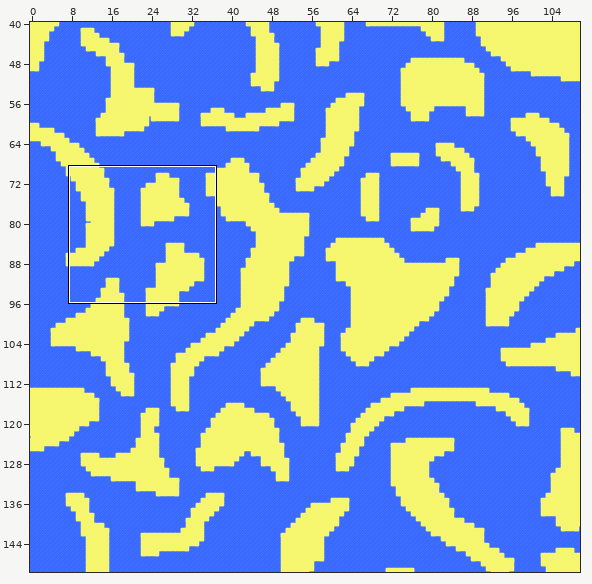
Tiled map (JSON) -- levels/level1.json. Above: a wide view before the commit, with the close-up outlined.
Close-up. Before the edit:
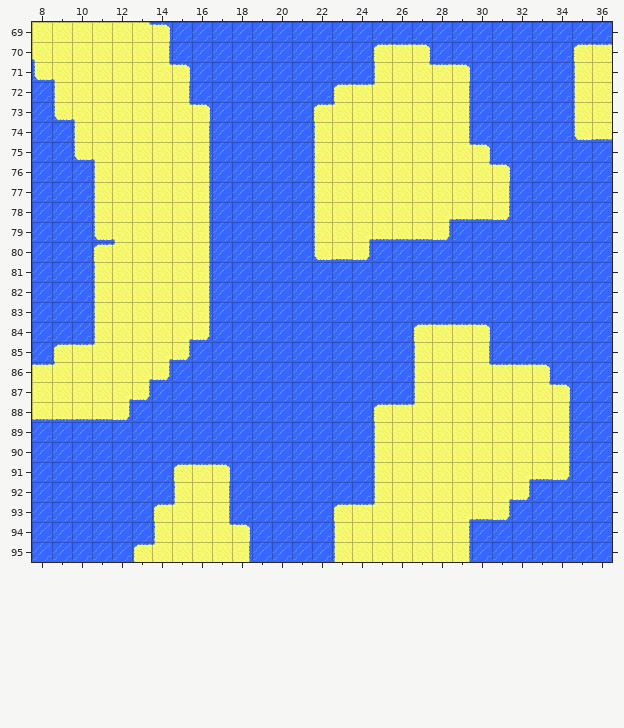
Cells are 32x32 px. Shown: x 8..36, y 69..95. The commit also changed other parts of the map, which this record leaves out. Tiles whose own drawing changed are shown in their newer look in all pictures.
The result:
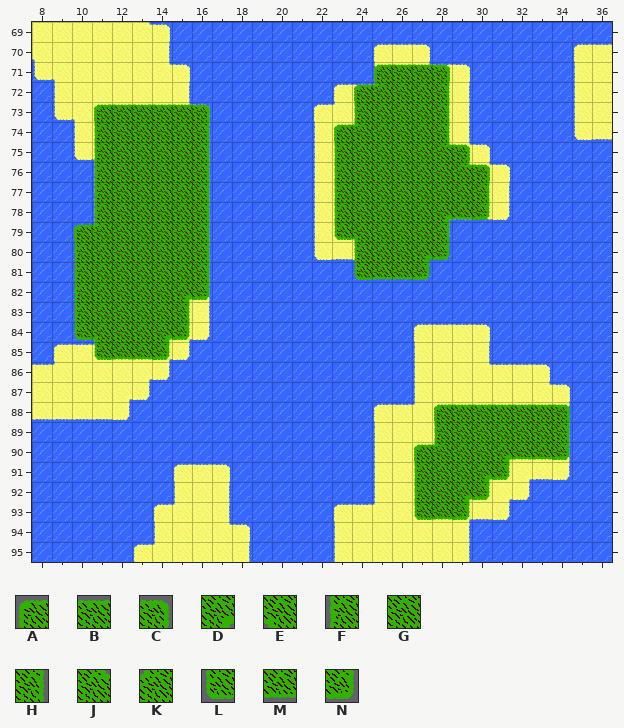
Key: from "GroundTerrain": A 0, B 1, C 2, D 3, E 4, F 5, G 6, H 7, J 8, K 9, L 10, M 11, N 12.
_ is an empty cell, . an unchanged one.
Tiles of an added or newly shown layer are drawn over the layers below it.
Change:
--- layer "Ground" (added)
@@ x 10..30 @@
-71 ...............____..
-72 .............._____..
-73 .______......._____..
-74 .______......______..
-75 .______......_______.
-76 .______......________
-77 .______......________
-78 .______......________
-79 _______......______..
-80 _______......._____..
-81 _______.......____...
-82 _______..............
-83 ______...............
-84 ______...............
-85 .____................
+71 ...............ABBC..
+72 ..............AKGGH..
+73 .ABBBBC.......FGGGH..
+74 .FGGGGH......AKGGGH..
+75 .FGGGGH......FGGGGJC.
+76 .FGGGGH......FGGGGGJC
+77 .FGGGGH......FGGGGGGH
+78 .FGGGGH......FGGGGDMN
+79 AKGGGGH......LEGGGH..
+80 FGGGGGH.......FGGDN..
+81 FGGGGGH.......LMMN...
+82 FGGGGDN..............
+83 FGGGGH...............
+84 LEGGDN...............
+85 .LMMN................
@@ x 27..34 @@
-88 ._______
-89 ._______
-90 ________
-91 _____...
-92 ____....
-93 ___.....
+88 .ABBBBBC
+89 .FGGGGGH
+90 AKGGDMMN
+91 FGGDN...
+92 FGDN....
+93 LMN.....
Pixel boxes of the changes (left, top, right, bottom) in both close-ups:
added: (334, 64, 490, 280)
added: (74, 104, 210, 360)
added: (414, 404, 570, 520)
